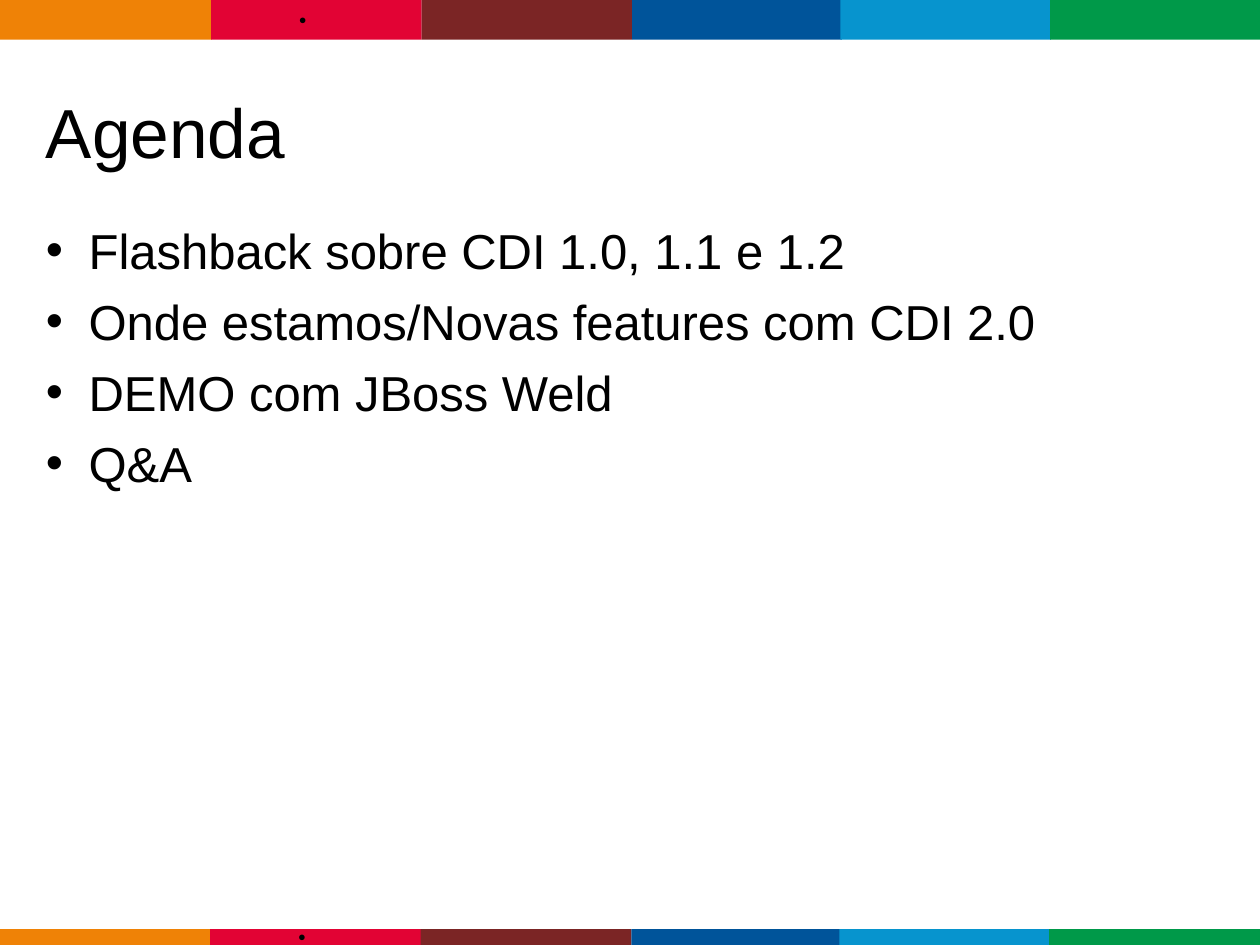
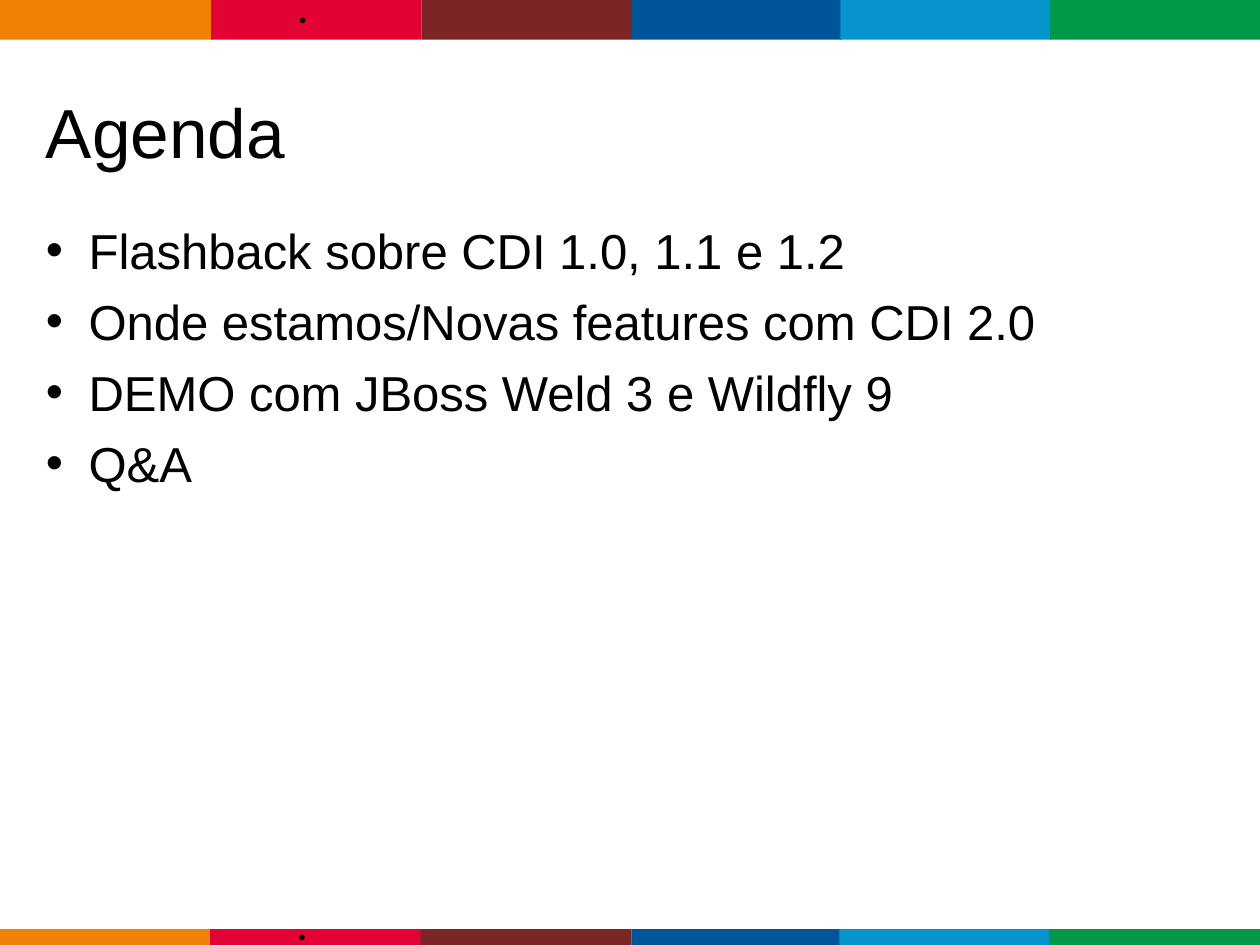
Before and after one commit to gastaldi/talks, a slide deck: slide 3 of CDI/TDC2015/TDC_2015-CDI-2.0.odp. Drawn at 1260x945 pixels with LibreOffice and Linux fonts; fonts in the diff are those of the drawing; background and template pictures are left out. Boxes give left, top, right and bottom in pixels: in the first picture for what was removed or moved away, otherwise in the second. Text is boxed around its words. In the diff, an @@ line names an element or a change of style, - is before the commit and + after.

```diff
--- a/CDI/TDC2015/TDC_2015-CDI-2.0.odp
+++ b/CDI/TDC2015/TDC_2015-CDI-2.0.odp
@@ text at bbox=[89, 375, 893, 421]: text changed @@
-• DEMO com JBoss Weld
+• DEMO com JBoss Weld 3 e Wildfly 9
```
Also in this commit, not shown: 4 other slides changed.
